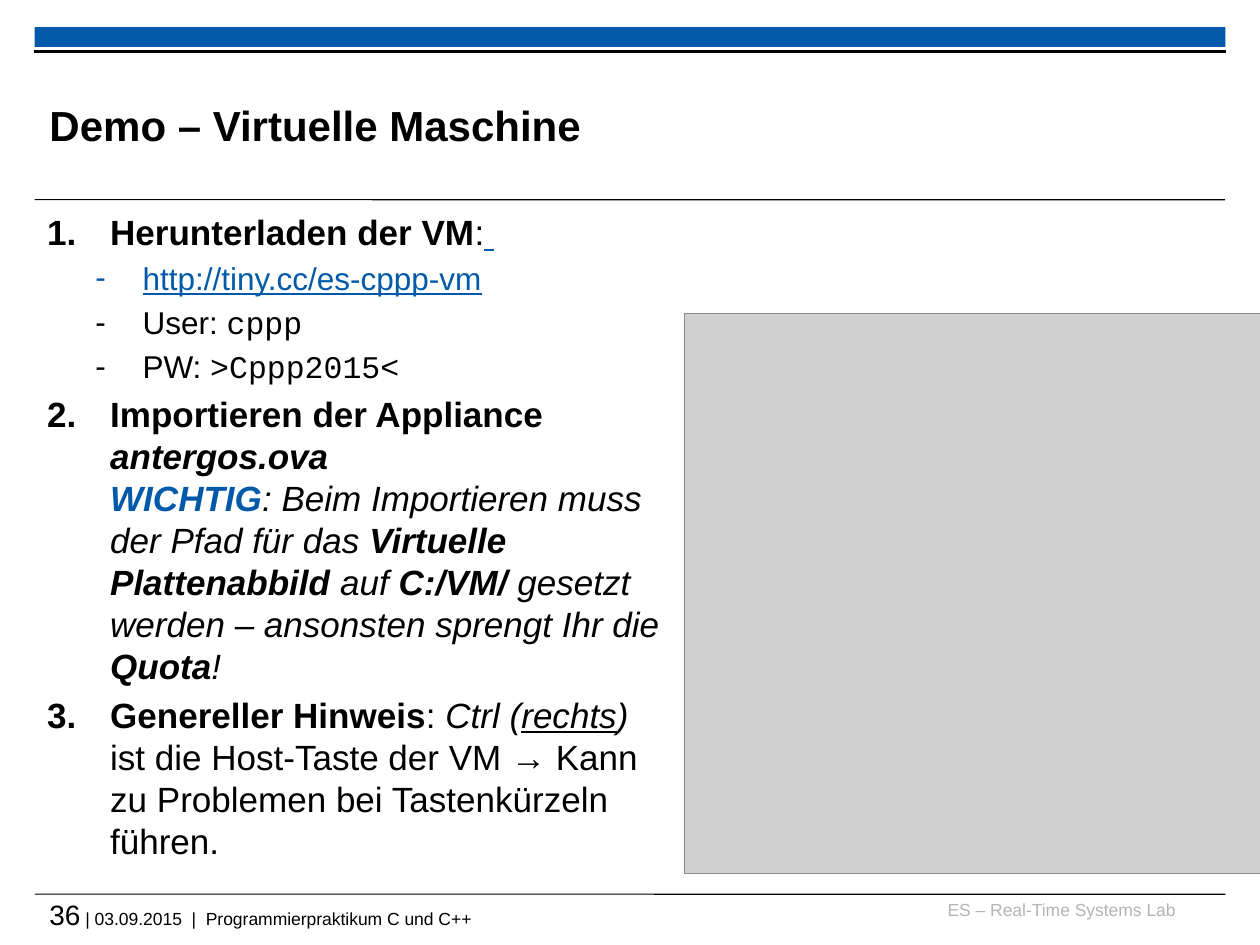
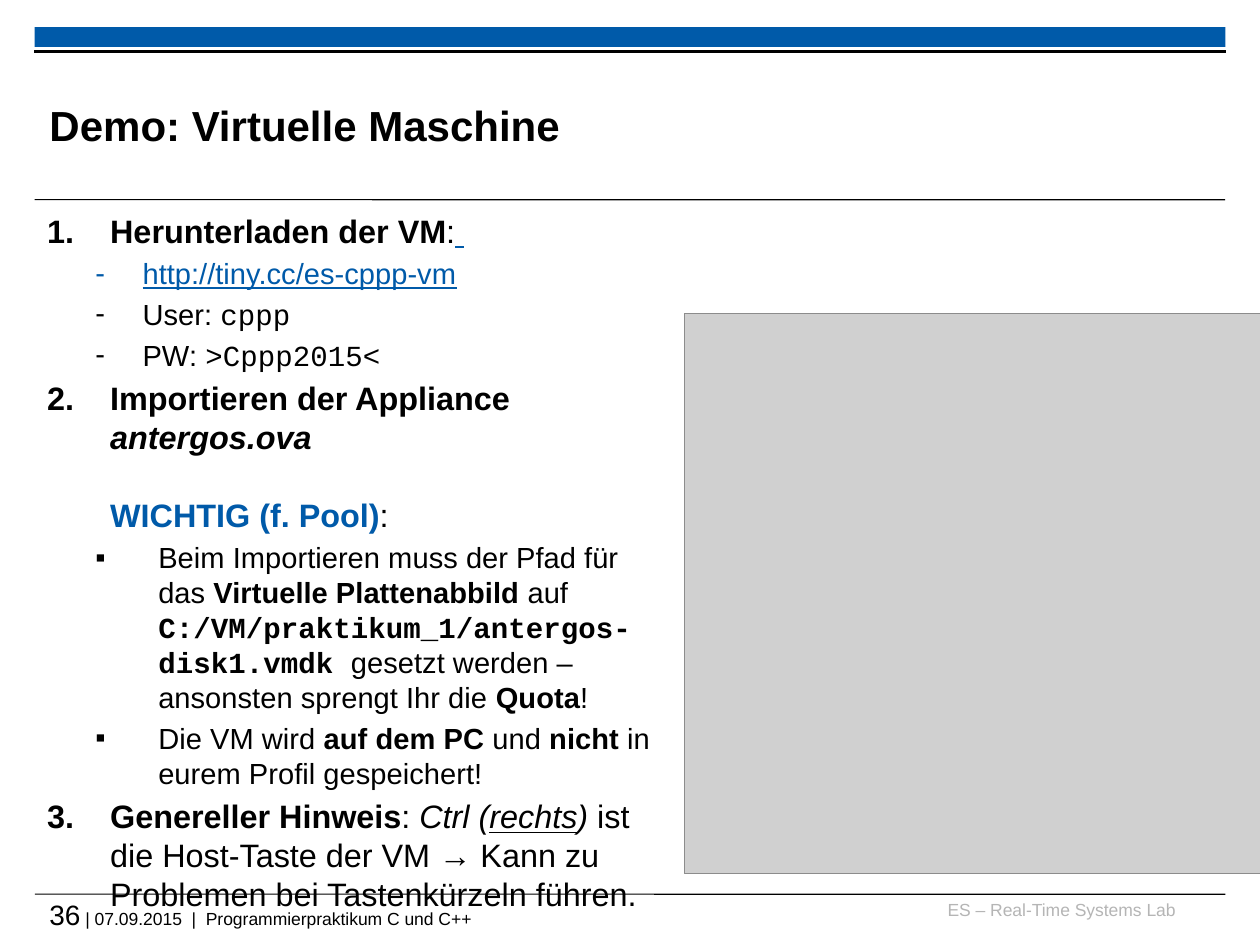
Before and after one commit to h82k/tud-cppp, a slide deck: slide 36 of vorlesung/cppp_lecture.pptx. Drawn at 1260x945 pixels with LibreOffice and Linux fonts; fonts in the diff are those of the drawing; grey boxes stand for pictures; background and template pictures are left out. Boxes give left, top, right and bottom in pixels: in the first picture for what was removed or moved away, otherwise in the second. Text is boxed around its words. In the diff, an @@ line names an element or a change of style, - is before the commit and + after.

```diff
--- a/vorlesung/cppp_lecture.pptx
+++ b/vorlesung/cppp_lecture.pptx
@@ title at bbox=[49, 110, 559, 142]: text changed @@
-Demo – Virtuelle Maschine
+Demo: Virtuelle Maschine
@@ text at bbox=[110, 219, 629, 868]: size 20 to 18.5 pt in "Herunterladen der VM:", "Genereller Hinweis: Ctrl (rechts) ist die Host-Taste ..."; size 18 to 16.6 pt in "http://tiny.cc/es-cppp-vm", "User: cppp", "PW: >Cppp2015<" @@
@@ text at bbox=[110, 386, 650, 789]: text changed; size 20 to 16.6 pt; italic off @@
-2. Importieren der Appliance antergos.ova
-   WICHTIG: Beim Importieren muss der Pfad für das Virtuelle Plattenabbild auf C:/VM/ gesetzt werden – ansonsten sprengt Ihr die Quota!
+2. Importieren der Appliance antergos.ova
+   WICHTIG (f. Pool):
+  ▪ Beim Importieren muss der Pfad für das Virtuelle Plattenabbild auf C:/VM/praktikum_1/antergos-disk1.vmdk gesetzt werden – ansonsten sprengt Ihr die Quota!
+  ▪ Die VM wird auf dem PC und nicht in eurem Profil gespeichert!
@@ text at bbox=[49, 905, 471, 929]: text changed @@
-36 | 03.09.2015 | Programmierpraktikum C und C++
+36 | 07.09.2015 | Programmierpraktikum C und C++
```
Also in this commit, not shown: 44 other slides changed, 6 slides added, 3 slides removed, 1 other file.
